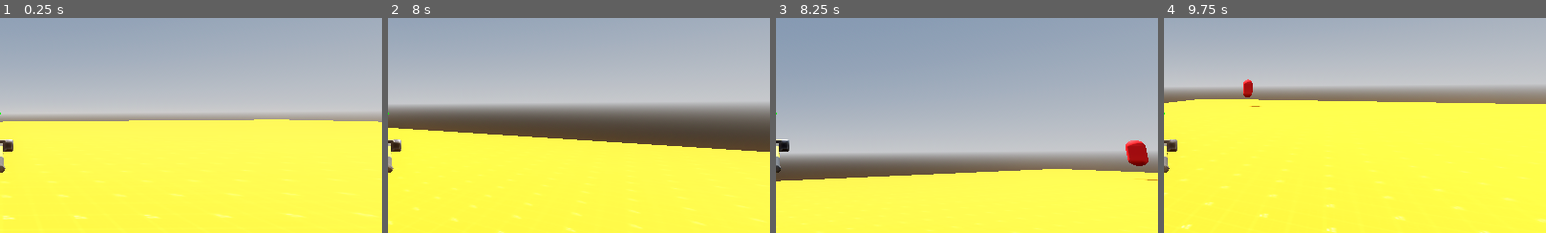
Above: before the commit, frames 1-4 (left to right).
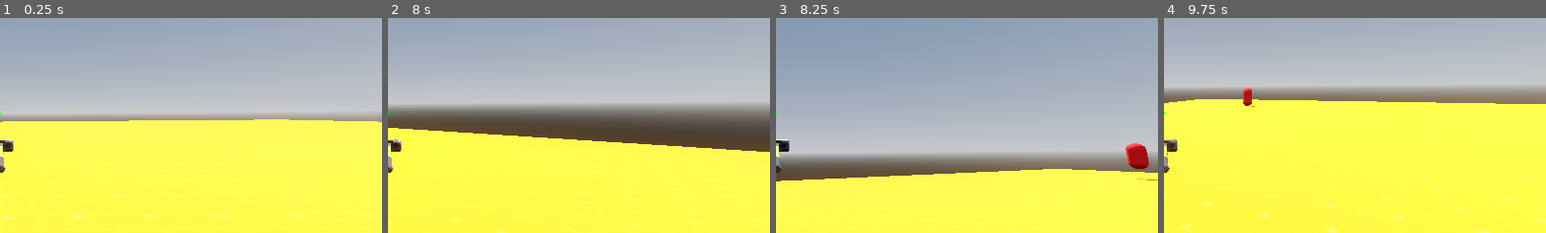
Above: after the commit, the same moments.

Repository: wdfeer/AAA-Project
Game: Godot game, scene res://game.tscn
The game is run twice, just before and just after one commit, with the same random seed, the same clock (stepped at 60 frames per second) and the same inputs.
Inputs (mouse positions are % of the whole screen's width and height, from its top left):
- Up to frame 1 (0.25 s): no input
- Up to frame 2 (8 s): tap Enter at 0.5 s; move the mouse to (55, 50) at 0.52 s; hold W (up) 0.53-5.78 s; tap Space (jump) at 0.77, 1.52, 3.02, 3.77, 4.52, 6.02, 6.77, 7.52 s; move the mouse to (45, 50) at 1.27 s; move the mouse to (52, 48) at 2.02 s; move the mouse to (49, 52) at 2.77 s; move the mouse to (57, 51) at 3.52 s; move the mouse to (42, 49) at 4.27 s; move the mouse to (51, 50) at 5.02 s; move the mouse to (46, 48) at 5.77 s; hold D (right) 5.78-6.53 s; move the mouse to (55, 50) at 6.52 s; hold W (up) from 6.53 s (still down); move the mouse to (45, 50) at 7.27 s
- Up to frame 3 (8.25 s): keep holding W (up); move the mouse to (52, 48) at 8.02 s
- Up to frame 4 (9.75 s): move the mouse to (49, 52) at 8.77 s; release W (up) at 8.78 s; hold A (left) 8.78-9.53 s; tap Space (jump) at 9.02 s; move the mouse to (57, 51) at 9.52 s; hold W (up) from 9.53 s (still down)
The pictures show only the part of the screen within x 50-100%, y 28-78%; the shares and areas given below are measured in that part.

Frames 1-2 are identical in both runs. In frame 3, 0.3% of the frame differs, in the area x 91-98%, y 56-76%; in frame 4, 0.2%.

Commit message:
Fix enemies not being affected by gravity

Diff:
--- a/Enemy.gd
+++ b/Enemy.gd
@@ -20,11 +20,10 @@
 	move_and_slide()
 
 func enemy_ai(delta):
-	var direction: Vector3 = global_position.direction_to(player.global_position).normalized()
-	if direction.y > 0:
-		direction.y = 0
+	var velocity: Vector3 = global_position.direction_to(player.global_position).normalized() * SPEED
 
-	velocity = direction * SPEED
+	self.velocity.x = velocity.x
+	self.velocity.z = velocity.z
 
 func jump():
 	velocity.y = JUMP_VELOCITY
